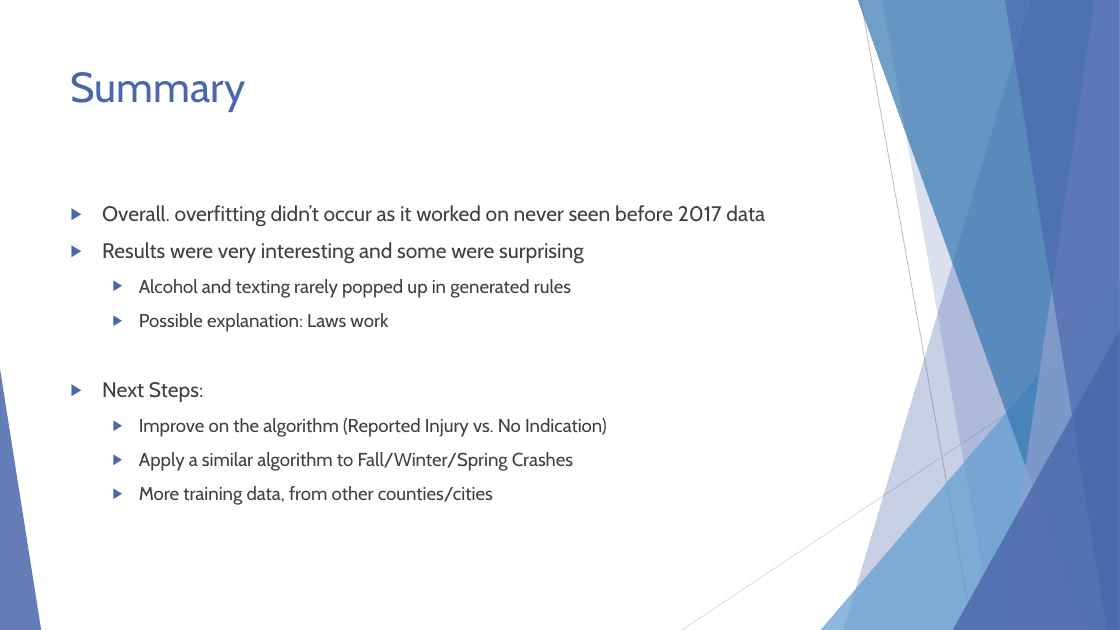
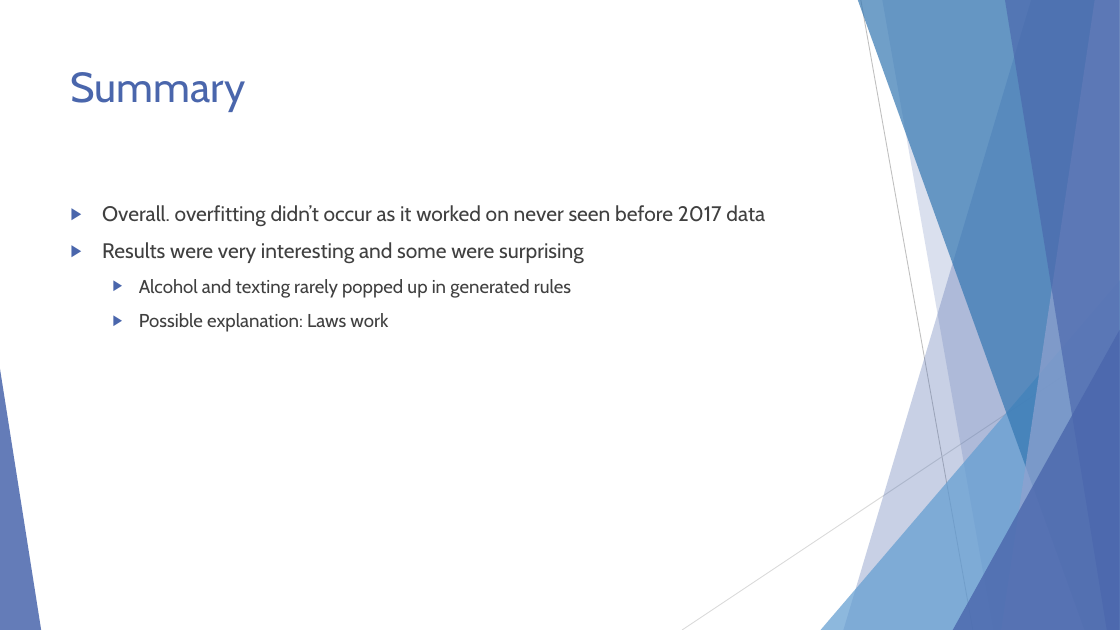
Before and after one commit to ndarwich/Crash-Analysis, a slide deck: slide 43 of Slides/An Investigation.pptx. Drawn at 1120x630 pixels with LibreOffice and Linux fonts; fonts in the diff are those of the drawing. Boxes give left, top, right and bottom in pixels: in the first picture for what was removed or moved away, otherwise in the second. Text is boxed around its words. In the diff, an @@ line names an element or a change of style, - is before the commit and + after.

```diff
--- a/Slides/An Investigation.pptx
+++ b/Slides/An Investigation.pptx
@@ text at [102, 382, 607, 505]: paragraphs removed @@
-▶ Next Steps:
-  ▶ Improve on the algorithm (Reported Injury vs. No Indication)
-  ▶ Apply a similar algorithm to Fall/Winter/Spring Crashes
-  ▶ More training data, from other counties/cities
```
Also in this commit, not shown: 1 other slide changed, 1 slide added.
